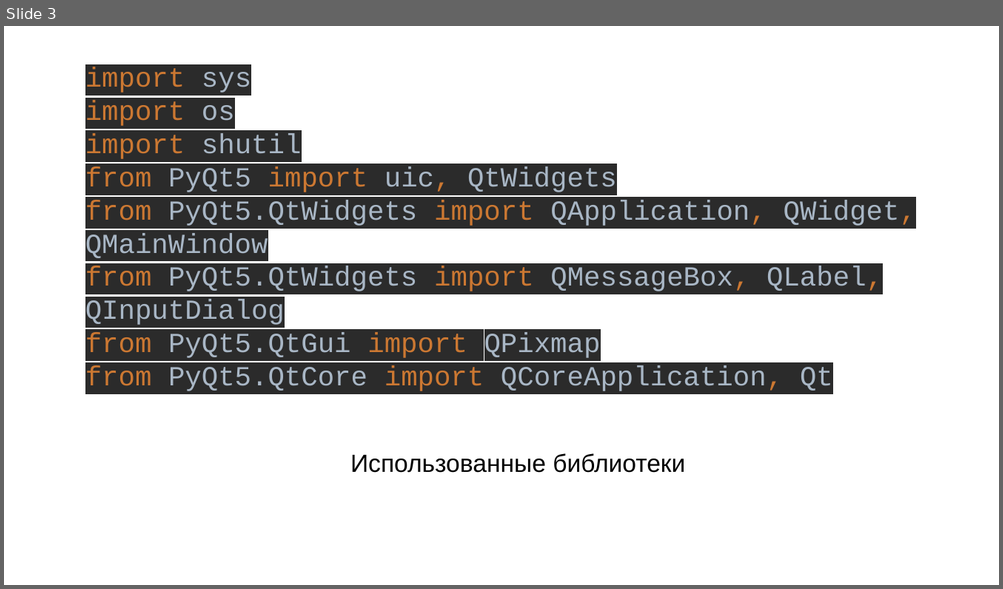
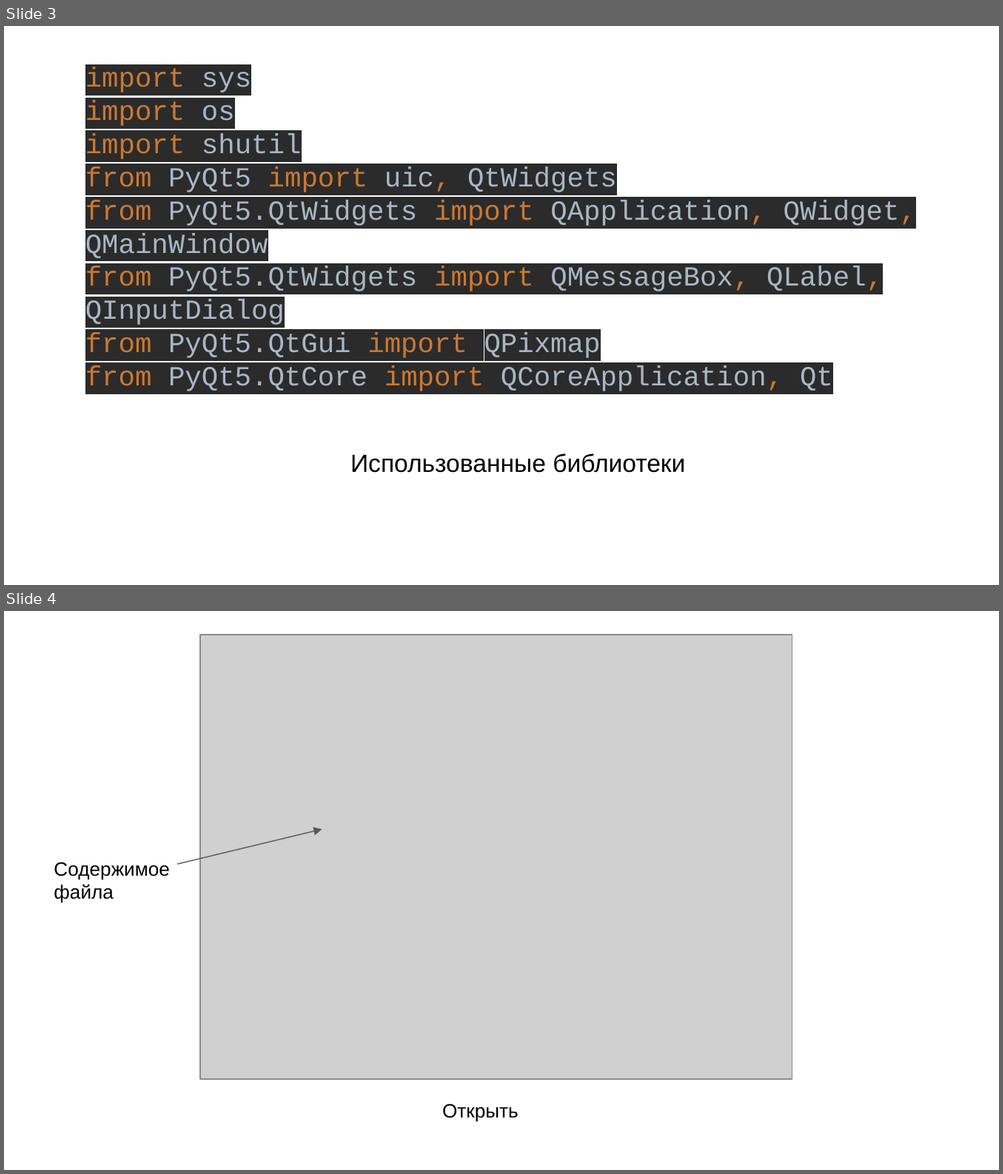
Before and after one commit to lllRusLiklll/FileManeger, a slide deck: Презентация.pptx. Shown one above the other, each under a label of ours: slide 3 before the commit, slides 3 and 4 after it. The pictures are 1003x589 and 1003x1174 pixels, drawn with LibreOffice and Linux fonts; fonts in the diff are those of the drawing; grey boxes stand for pictures. Boxes give left, top, right and bottom in pixels: in the first picture for what was removed or moved away, otherwise in the second. Text is boxed around its words. In the diff, an @@ line names an element or a change of style, - is before the commit and + after.

```diff
--- a/Презентация.pptx
+++ b/Презентация.pptx
@@ slide 4 added at (x1=4, y1=611, x2=999, y2=1170), background #FFFFFF @@
@@ picture added at (x1=200, y1=635, x2=791, y2=1079) @@
@@ arrow added from (177, 865) to (322, 830), #595959 0.75 pt @@
@@ text added at (x1=54, y1=862, x2=169, y2=903), 14 pt, text #000000 @@
+Содержимое файла
@@ text added at (x1=442, y1=1104, x2=518, y2=1122), 14 pt, text #000000 @@
+Открыть
```
Also in this commit, not shown: 4 other slides added, 5 slides removed, 3 other files.
